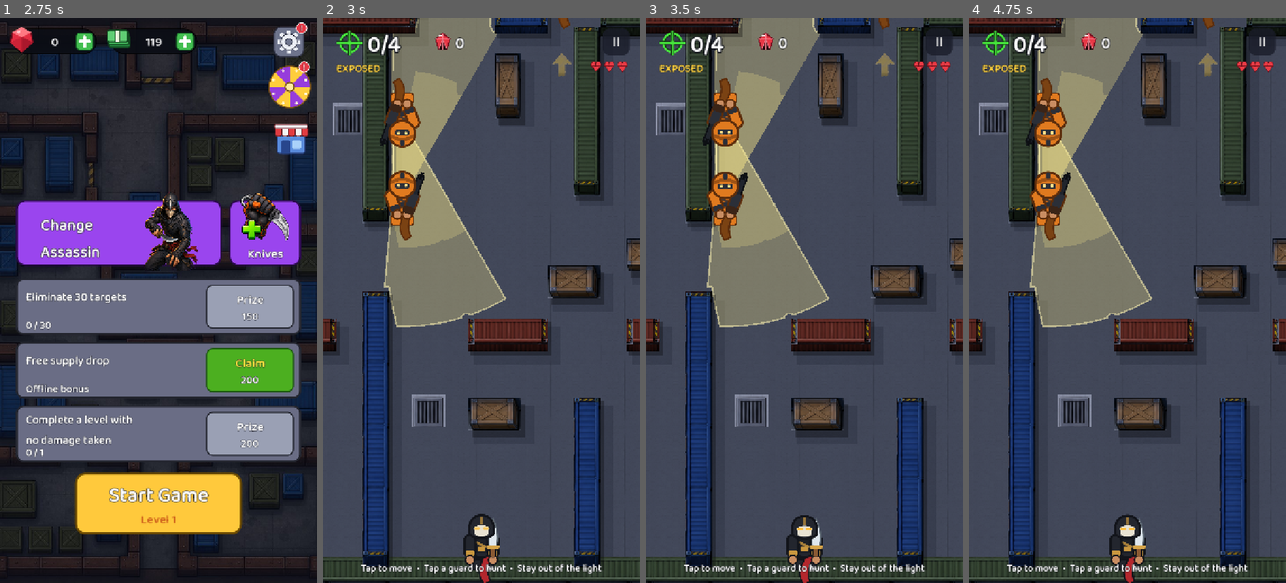
Above: before the commit, frames 1-4 (left to right).
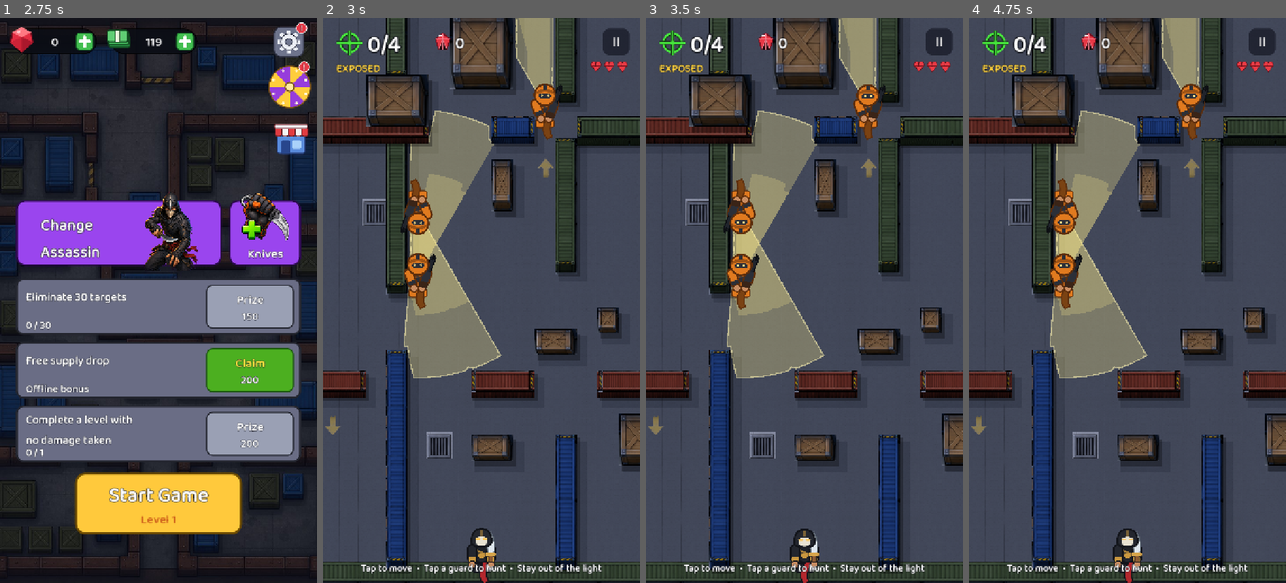
Above: after the commit, the same moments.

Repository: Aryanshahx/apexassassin
Game: Godot game, scene res://scenes/splash/splash.tscn
Two runs of this game, one before a commit and one after it. Both use one fixed random seed, a clock stepped at 60 frames per second and the inputs below.
Inputs (mouse positions are in pixels of both pictures, inside the frame that each line leads up to):
- Up to frame 1 (2.75 s): move the mouse to (228, 272) at 0.52 s; click (228, 272) at 0.67 s; drag from (95, 328) to (142, 413) at 1.27 s; tap Enter at 2 s; move the mouse to (190, 176) at 2.02 s; click (190, 176) at 2.17 s
- Up to frame 2 (3 s): click "Start Game" at 2.75 s
- Up to frame 3 (3.5 s): no input
- Up to frame 4 (4.75 s): click "II" at 3.5 s; click "Retry" at 4.25 s

Frame 1 is identical in both runs. In frame 2, 53% of the frame differs, in the area x 0-100%, y 0-100%; in frame 3, 53%; in frame 4, 53%.

Commit message:
Apex Assassin v0.5.3: wider player-following camera (15 cells)

Diff:
--- a/project.godot
+++ b/project.godot
@@ -11,7 +11,7 @@
 [application]
 
 config/name="Apex Assassin"
-config/version="0.5.2"
+config/version="0.5.3"
 run/main_scene="res://scenes/splash/splash.tscn"
 config/quit_on_go_back=false
 config/features=PackedStringArray("4.7", "GL Compatibility")
--- a/scripts/game/level.gd
+++ b/scripts/game/level.gd
@@ -18,8 +18,9 @@
 const GRADE_WALL := Color(0.62, 0.66, 0.78)
 const GRADE_CRATE := Color(0.66, 0.69, 0.80)
 const GRADE_PROP := Color(0.70, 0.73, 0.84)
-## Camera: how many grid cells are visible across the screen width.
-const CAM_VIEW_CELLS := 12.0
+## Camera: visible grid cells across the width. 15 shows 25% more world
+## than the old 12-cell view (actors are 20% smaller), and still follows the player.
+const CAM_VIEW_CELLS := 15.0
 var cam_scale := 1.0
 const FLOOR_TILE := 90.0         # 256px concept tile at world scale
 var _c_cap_a := {}
--- a/tests/smoke_test.gd
+++ b/tests/smoke_test.gd
@@ -66,6 +66,23 @@
 	check(level.player_rig.anim.has_animation("run"), "run animation")
 	check(level.player_rig.anim.has_animation("attack"), "attack animation")
 	check(level.player_rig.anim.has_animation("death"), "death animation")
+	# v0.5.3: wider follow camera. It must show 15 cells across, not shrink to fit the map.
+	var cam_safe := ScreenUtil.safe_rect(root)
+	check(level.CAM_VIEW_CELLS == 15.0, "camera shows 15 cells across")
+	check(absf(level.cam_scale - cam_safe.size.x / (15.0 * level.CELL)) < 0.001, "camera zoom uses viewport width")
+	var pre_camera_player: Vector2 = level.player_pos
+	level.player_pos = level._cell_center(int(level.data.width) / 2, int(level.data.height) / 2)
+	level._update_camera(1.0)
+	var screen_player: Vector2 = level.to_global(level.player_pos)
+	var cam_focus: Vector2 = cam_safe.position + Vector2(cam_safe.size.x * 0.5, cam_safe.size.y * 0.54)
+	check(screen_player.distance_to(cam_focus) < 1.0, "camera centres the player in open map")
+	level.player_pos = level._cell_center(0, 0)
+	level._update_camera(1.0)
+	var arena_top_left: Vector2 = level.to_global(level.ORIGIN)
+	check(arena_top_left.x <= cam_safe.position.x + 0.1 and arena_top_left.y <= cam_safe.position.y + 0.1, "camera clamps at arena edge")
+	level.player_pos = pre_camera_player
+	level._update_camera(1.0)
+
 	var target: Vector2 = level._cell_center(10, 20)
 	level._path_to(target)
 	check(level.player_path.size() > 0, "path found")
Not shown, changed: export_presets.cfg
Not shown, changed: tools/publish_github.sh
